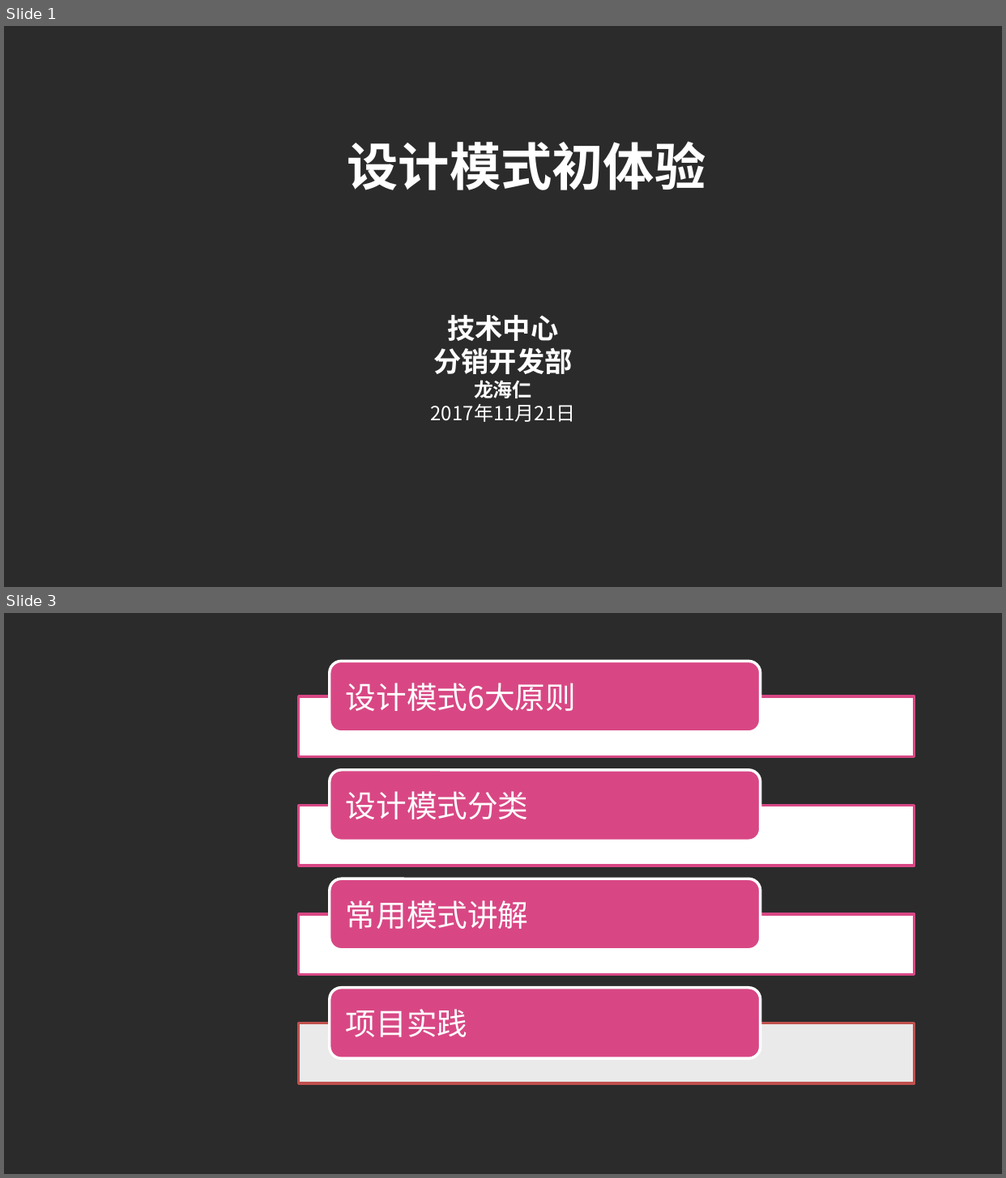
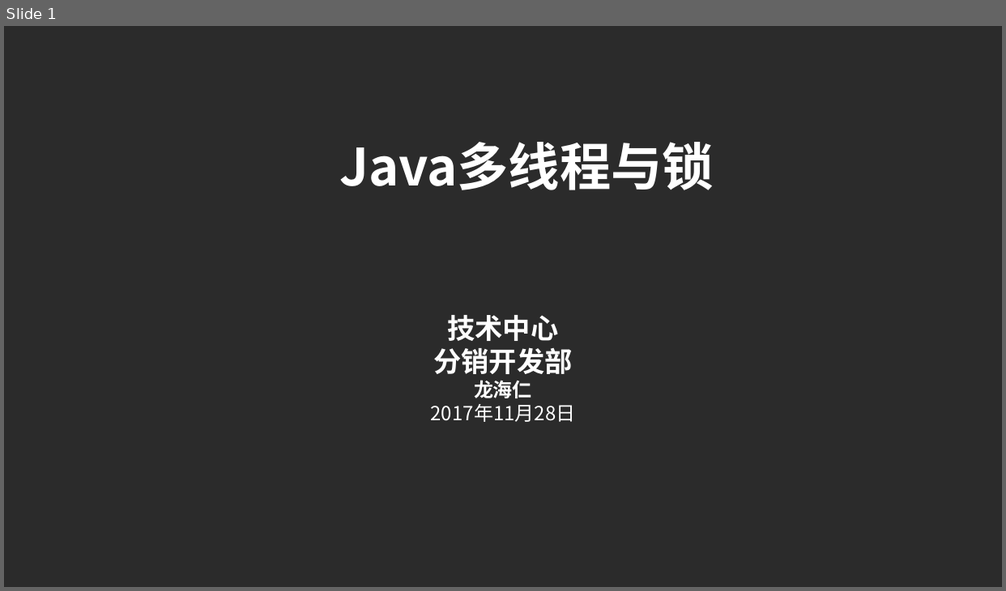
Before and after one commit to lhrimperial/study, a slide deck: study-thread/doc/Java多线程与锁.pptx. Shown one above the other, each under a label of ours: slides 1 and 3 before the commit, slide 1 after it; the slides between them are not shown. The pictures are 1006x1178 and 1006x591 pixels, drawn with LibreOffice and Linux fonts; fonts in the diff are those of the drawing; background and template pictures are left out; a plain dark background stands for a picture behind light text. Boxes give left, top, right and bottom in pixels: in the first picture for what was removed or moved away, otherwise in the second. Text is boxed around its words. In the diff, an @@ line names an element or a change of style, - is before the commit and + after.

```diff
--- a/study-thread/doc/Java多线程与锁.pptx
+++ b/study-thread/doc/Java多线程与锁.pptx
@@ slide 3 removed at (4,613,1002,1174), background picture (left out) @@
@@ group removed at (298,661,914,1084): 4 rectangles, 4 rounded rectangles, 4 texts @@
-设计模式6大原则
-设计模式分类
-常用模式讲解
-项目实践
@@ slide 1 changed as well @@
@@ text at (339,142,714,190): text changed @@
-设计模式初体验
+Java多线程与锁
@@ text at (431,404,576,422): text changed @@
-2017年11月21日
+2017年11月28日
```
Also in this commit, not shown: 5 other slides changed, 23 slides added, 27 other slides removed, 46 other files.
